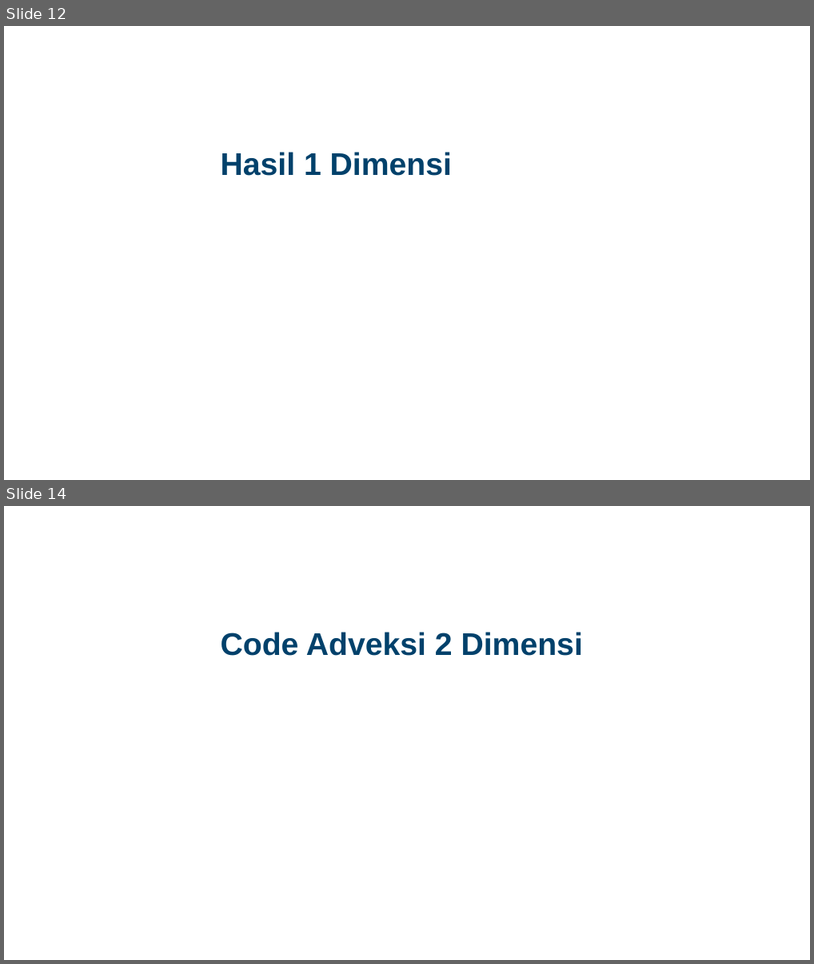
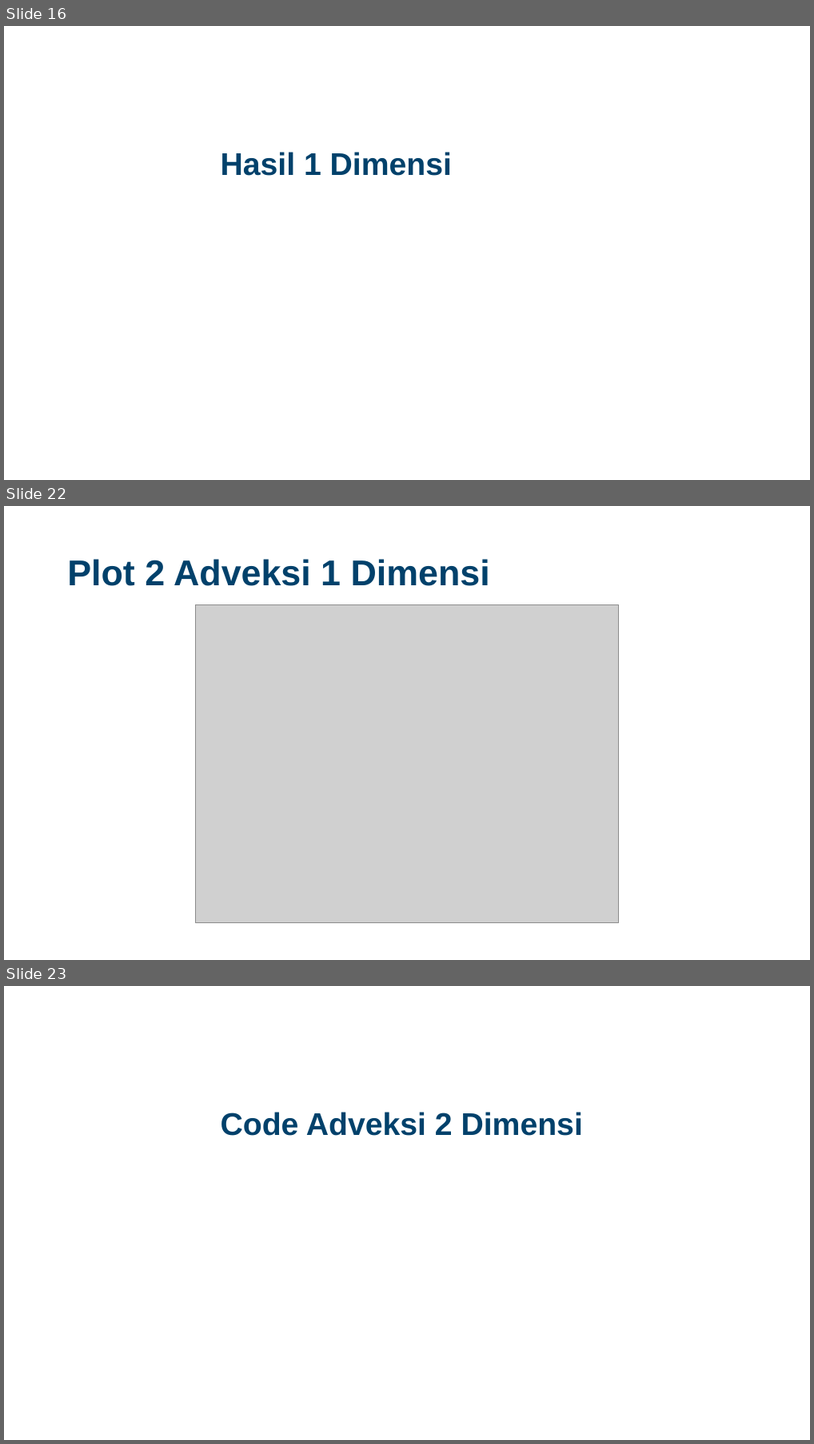
Before and after one commit to Widityas/Kelompok_3_PersamaanAdveksi, a slide deck: Final Project Numerik Kelompok 3.pptx. Shown one above the other, each under a label of ours: slides 12 and 14 before the commit, slides 16, 22 and 23 after it; the slides between them are not shown. The pictures are 814x964 and 814x1444 pixels, drawn with LibreOffice and Linux fonts; fonts in the diff are those of the drawing; grey boxes stand for pictures; background and template pictures are left out. Boxes give left, top, right and bottom in pixels: in the first picture for what was removed or moved away, otherwise in the second. Text is boxed around its words. In the diff, an @@ line names an element or a change of style, - is before the commit and + after.

```diff
--- a/Final Project Numerik Kelompok 3.pptx
+++ b/Final Project Numerik Kelompok 3.pptx
@@ slide 22 added at bbox=[4, 506, 810, 960], background picture (left out) @@
@@ title added at bbox=[67, 559, 490, 586], 32 pt, text #01416B, bold @@
+Plot 2 Adveksi 1 Dimensi
@@ picture added at bbox=[196, 604, 619, 922] @@
@@ what was slide 12 is now slide 16 @@
@@ what was slide 14 is now slide 23 @@
```
Also in this commit, not shown: 5 slides changed, 32 other slides added, 4 slides removed, 8 other files.
